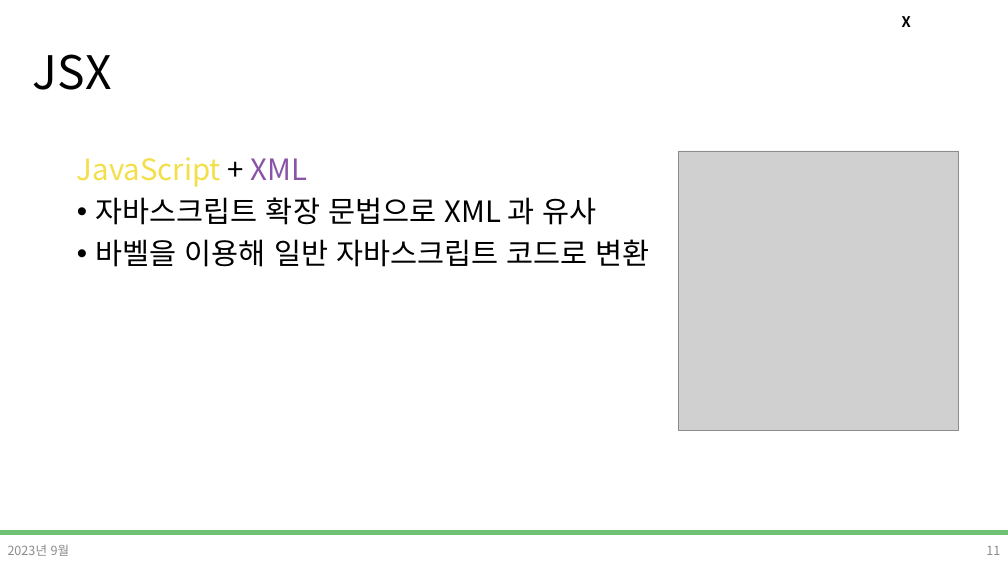
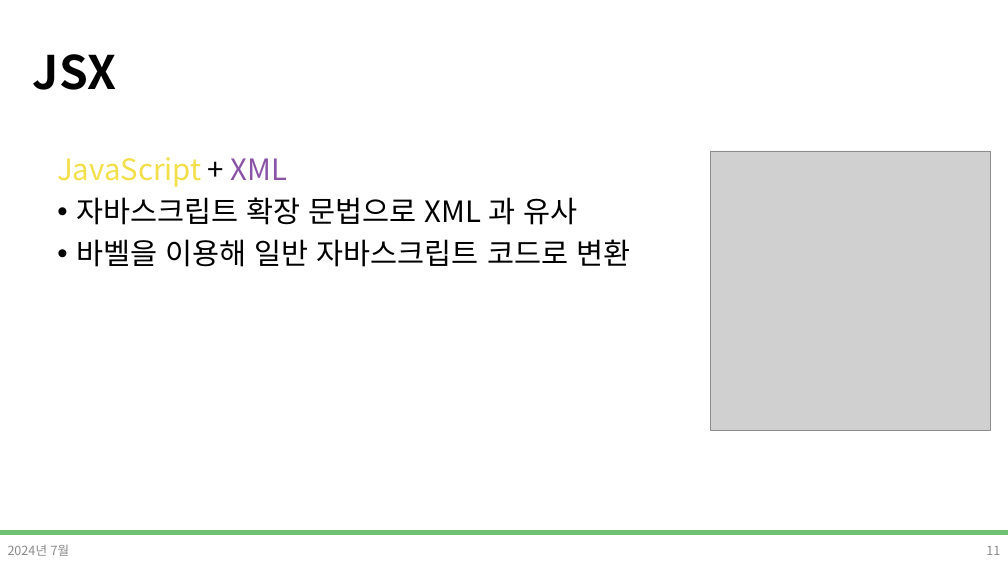
Before and after one commit to DevDamon0527/SeSAC_Yeongdeungpo_Campus_6th, a slide deck: slide 11 of material/[SeSAC_YDP_6] 23_React_Component_JSX.pptx. Drawn at 1008x567 pixels with LibreOffice and Linux fonts; fonts in the diff are those of the drawing; grey boxes stand for pictures; background and template pictures are left out. Boxes give left, top, right and bottom in pixels: in the first picture for what was removed or moved away, otherwise in the second. Text is boxed around its words. In the diff, an @@ line names an element or a change of style, - is before the commit and + after.

```diff
--- a/material/[SeSAC_YDP_6] 23_React_Component_JSX.pptx
+++ b/material/[SeSAC_YDP_6] 23_React_Component_JSX.pptx
@@ title "JSX" at [33, 54, 117, 90]: bold on @@
@@ text removed at [902, 16, 911, 27] @@
-X
@@ text "JavaScript + XML": place and size @@
-text "JavaScript + XML" at [77, 157, 650, 267]
+text "JavaScript + XML" at [57, 157, 630, 267]
@@ picture: place and size @@
-picture at [679, 151, 959, 431]
+picture at [711, 151, 991, 431]
@@ text at [8, 545, 70, 556]: text changed @@
-2023년 9월
+2024년 7월
```
Also in this commit, not shown: 19 other slides changed, 2 other files.
